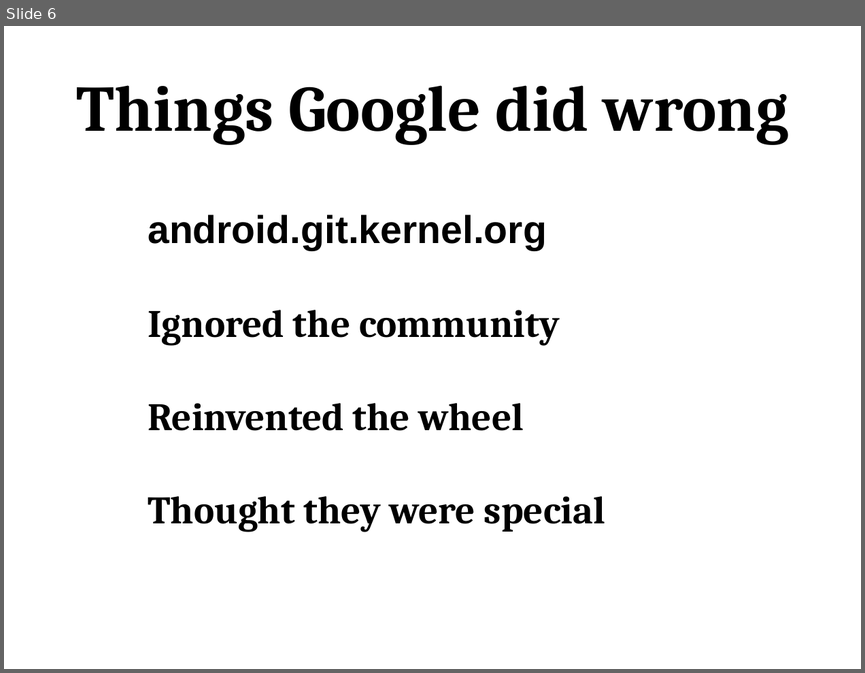
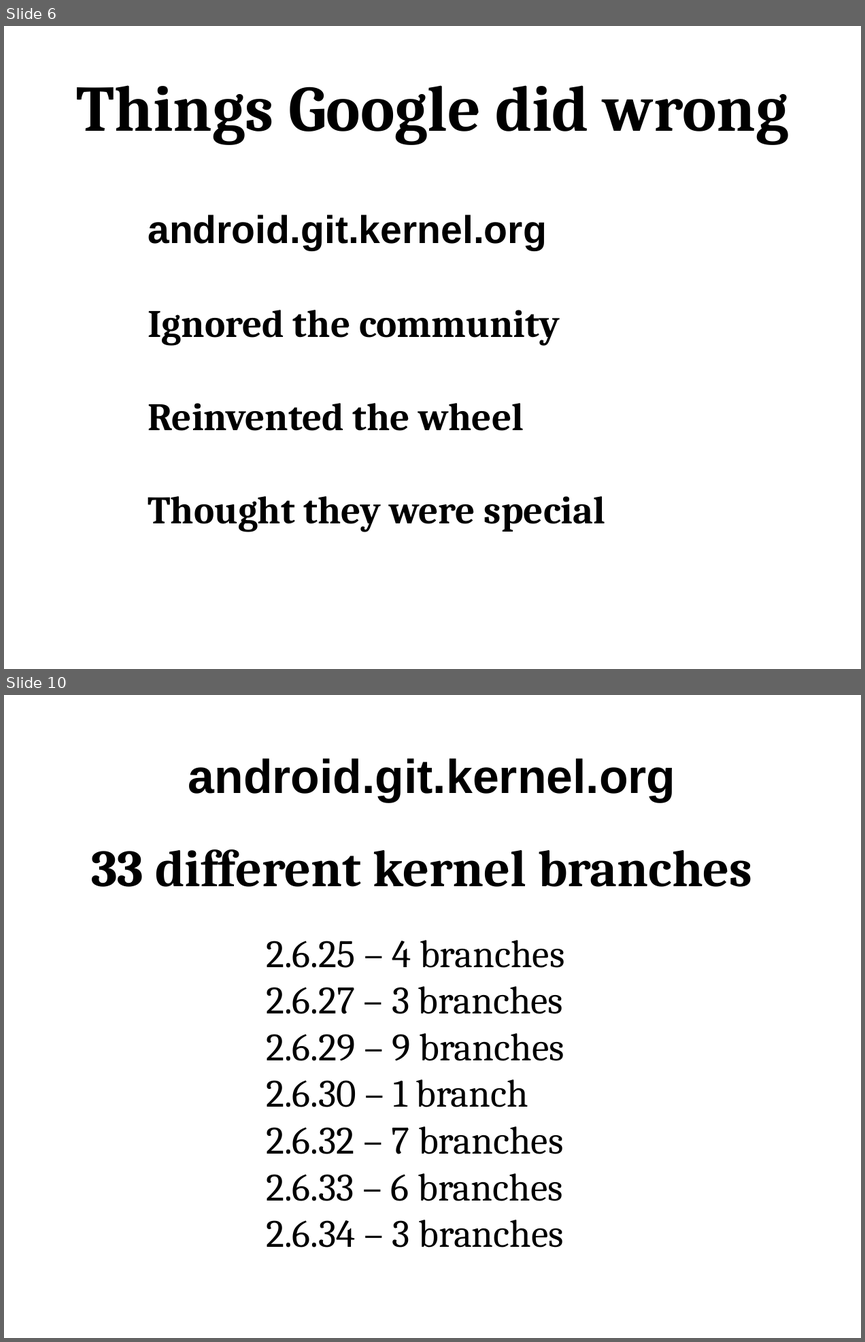
Before and after one commit to gregkh/android-presentation, a slide deck: android-kernel.odp. Shown one above the other, each under a label of ours: slide 6 before the commit, slides 6 and 10 after it; the slides between them are not shown. The pictures are 865x673 and 865x1342 pixels, drawn with LibreOffice and Linux fonts; fonts in the diff are those of the drawing. Boxes give left, top, right and bottom in pixels: in the first picture for what was removed or moved away, otherwise in the second. Text is boxed around its words. In the diff, an @@ line names an element or a change of style, - is before the commit and + after.

```diff
--- a/android-kernel.odp
+++ b/android-kernel.odp
@@ slide 10 added at (4,695,861,1338), background #FFFFFF @@
@@ title added at (188,758,676,802), 44 pt, text #000000, bold @@
+android.git.kernel.org
@@ text added at (91,849,752,887), 48 pt, text #000000, bold @@
+33 different kernel branches
@@ text added at (266,940,564,1247), 36 pt, text #000000 @@
+2.6.25 – 4 branches
+2.6.27 – 3 branches
+2.6.29 – 9 branches
+2.6.30 – 1 branch
+2.6.32 – 7 branches
+2.6.33 – 6 branches
+2.6.34 – 3 branches
```
Also in this commit, not shown: 9 other slides added, 2 other files.
